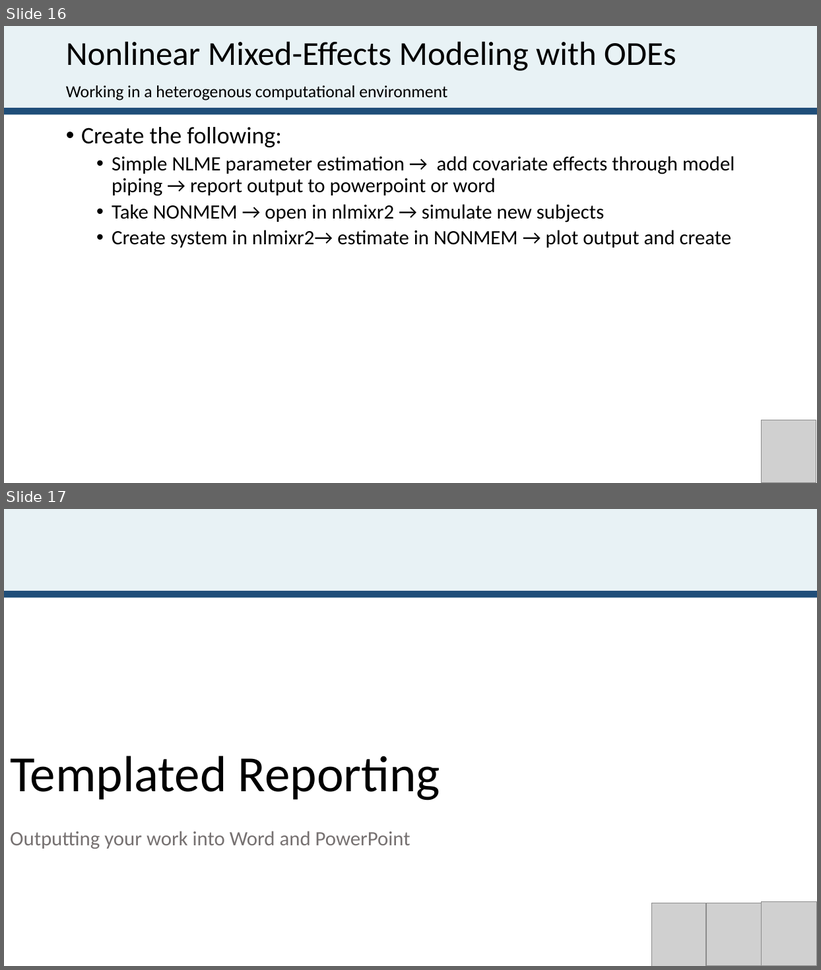
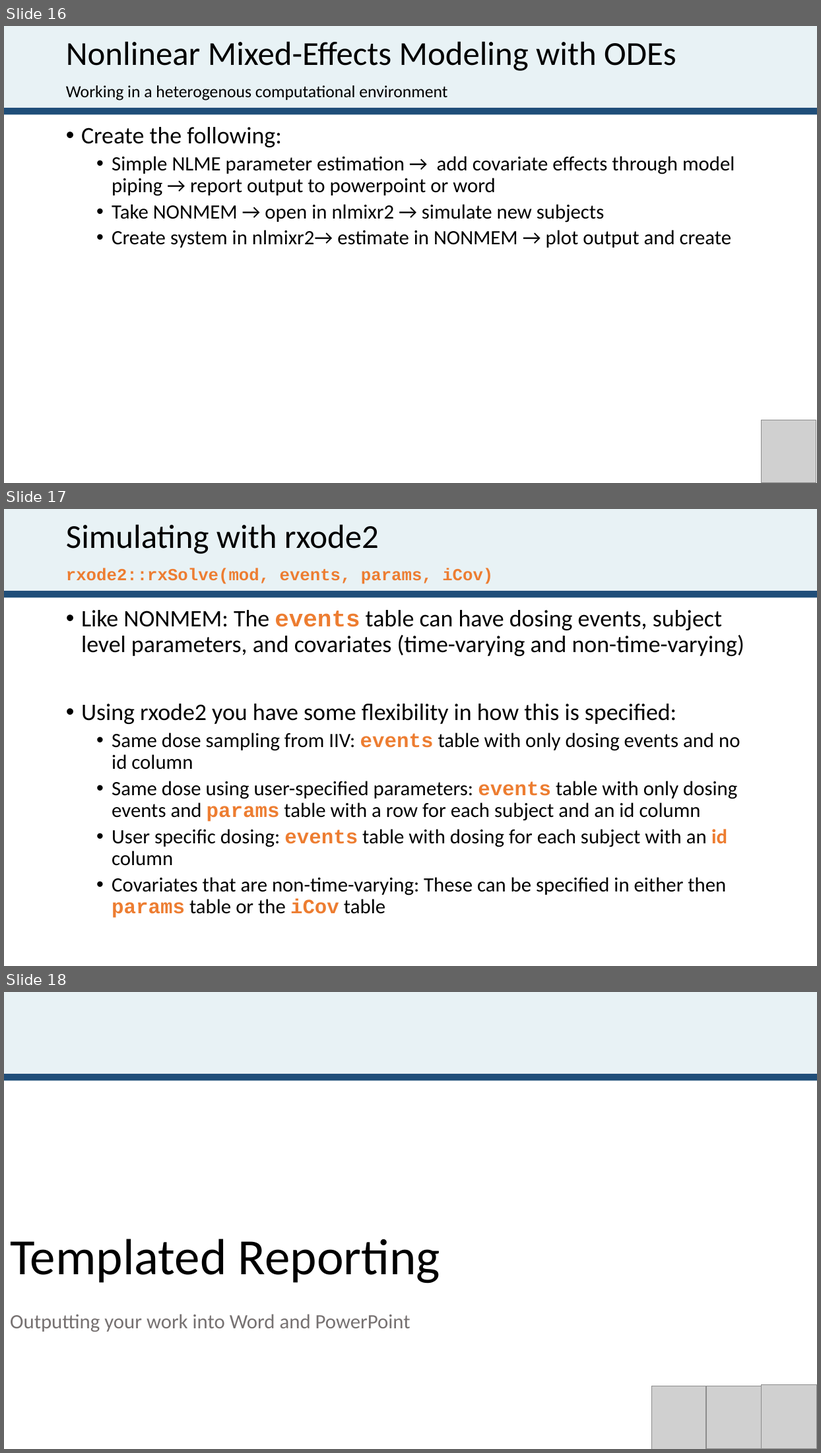
Before and after one commit to john-harrold/osmdd, a slide deck: osmdd.pptx. Shown one above the other, each under a label of ours: slides 16 and 17 before the commit, slides 16, 17 and 18 after it. The pictures are 821x970 and 821x1453 pixels, drawn with LibreOffice and Linux fonts; fonts in the diff are those of the drawing; grey boxes stand for pictures. Boxes give left, top, right and bottom in pixels: in the first picture for what was removed or moved away, otherwise in the second. Text is boxed around its words. In the diff, an @@ line names an element or a change of style, - is before the commit and + after.

Commit message:
adding nonmem2rx examples

```diff
--- a/osmdd.pptx
+++ b/osmdd.pptx
@@ slide 17 added at (4,509,817,966), background #FFFFFF; not listed: 2 template elements that a slide beside it also shows @@
@@ title added at (66,524,379,554), 39.6 pt, text #000000 @@
+Simulating with rxode2
@@ subtitle added at (66,568,493,584), 20 pt, text #ED7D31, bold @@
+rxode2::rxSolve(mod, events, params, iCov)
@@ text added at (81,610,745,918), 24 pt, text #000000 @@
+• Like NONMEM: The events table can have dosing events, subject level parameters, and covariates (time-varying and non-time-varying)
+• Using rxode2 you have some flexibility in how this is specified:
+  • Same dose sampling from IIV: events table with only dosing events and no id column
+  • Same dose using user-specified parameters: events table with only dosing events and params table with a row for each subject and an id column
+  • User specific dosing: events table with dosing for each subject with an id column
+  • Covariates that are non-time-varying: These can be specified in either then params table or the iCov table
@@ what was slide 17 is now slide 18 @@
```
Also in this commit, not shown: 2 other files.
